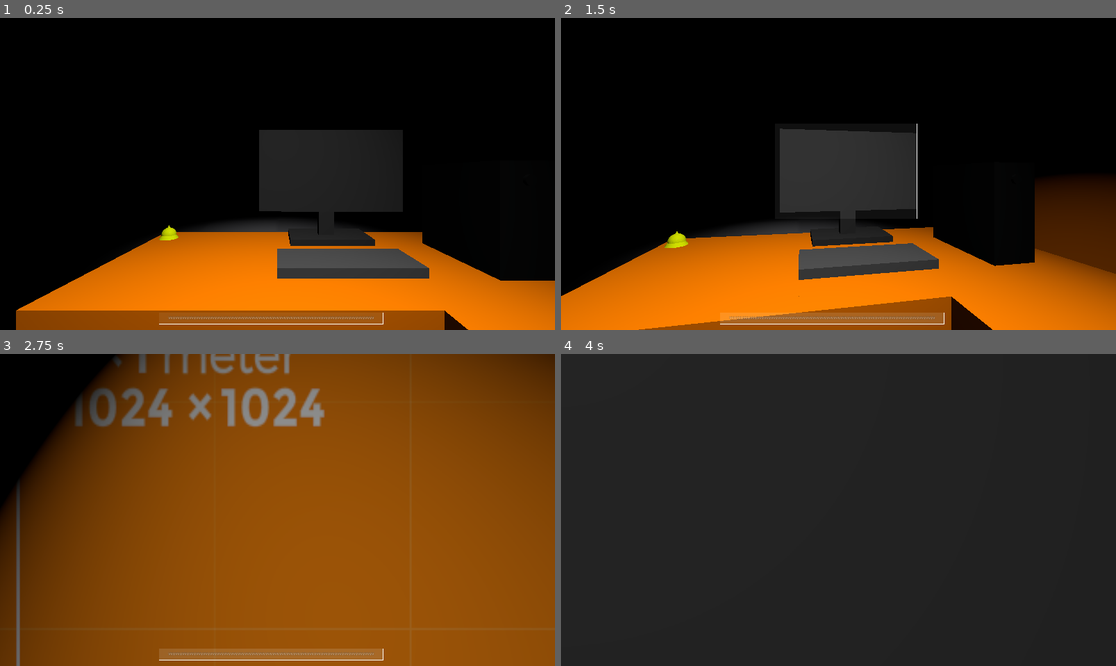
Above: before the commit, frames 1-4 (two rows, left to right).
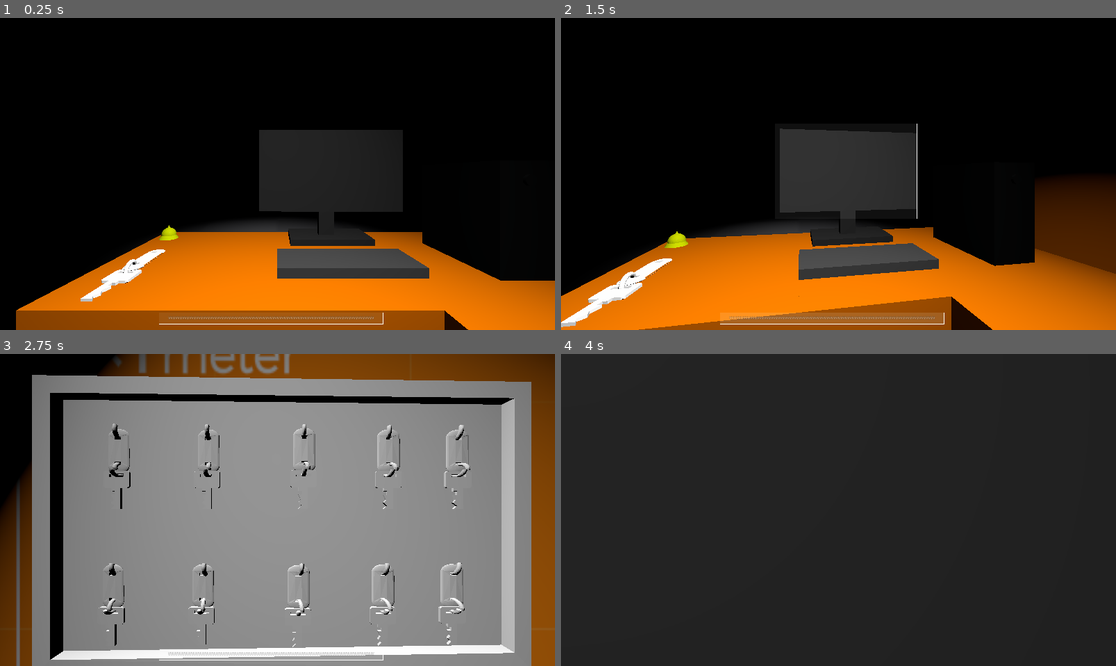
Above: after the commit, the same moments.

Repository: Mageh533/triangulinProjectGodot
Game: Godot game, scene res://Scenes/Level/LockedUpLevels/lockedUpReception.tscn
Same seed, same stepped clock (60 frames per second), same inputs: the game is played once before the commit and once after it. The engine's default icon, where the game draws it, is replaced by a stand-in: a white triangle on a blue panel in a dark square.
Inputs (mouse positions are in pixels of both pictures, inside the frame that each line leads up to):
- Up to frame 1 (0.25 s): no input
- Up to frame 2 (1.5 s): click "VVVVVVVVVVVVVVVVVVVVVVVVVVVVV…" at 0.5 s; tap Enter at 1.25 s; move the mouse to (960, 158) at 1.27 s; hold D (move_right) from 1.28 s (still down); tap F (flashlightToggle) at 1.35 s
- Up to frame 3 (2.75 s): tap Space (jump) at 1.52, 2, 2.27 s; move the mouse to (166, 525) at 2.02 s; release D (move_right) at 2.03 s; hold S (move_back) from 2.03 s (still down); tap Shift (sprint) at 2.1 s
- Up to frame 4 (4 s): tap Enter at 2.75 s; move the mouse to (894, 441) at 2.77 s; release S (move_back) at 2.78 s; hold D (move_right) 2.78-3.5 s; tap F (flashlightToggle) at 2.85 s; click (844, 506) at 3.5 s

The runs differ from the first frame. In frame 1, 0.6% of the frame differs, in the area x 14-30%, y 74-91%; in frame 2, 0.9%; in frame 3, 82%, in the area x 5-96%, y 6-100%; in frame 4, nothing differs.

Commit message:
Dont create more than 1 anomaly on the same roomn
Also added the key models

Diff:
--- a/Scenes/Level/LockedUpLevels/lockedUpReception.tscn
+++ b/Scenes/Level/LockedUpLevels/lockedUpReception.tscn
@@ -17,6 +17,8 @@
 [ext_resource path="res://Materials/effects/static4.jpg" type="Texture" id=15]
 [ext_resource path="res://Materials/effects/static5.jpg" type="Texture" id=16]
 [ext_resource path="res://Materials/icon.png" type="Texture" id=17]
+[ext_resource path="res://Models/Structures/Tablero.dae" type="PackedScene" id=18]
+[ext_resource path="res://Models/Structures/LlaveDeHotel.dae" type="PackedScene" id=19]
 
 [sub_resource type="StyleBoxFlat" id=15]
 bg_color = Color( 1, 1, 1, 0.0666667 )
@@ -298,6 +300,8 @@
 albedo_texture = ExtResource( 5 )
 uv1_scale = Vector3( 12, 2, 1 )
 
+[sub_resource type="CubeMesh" id=48]
+
 [sub_resource type="BoxShape" id=22]
 
 [sub_resource type="CubeMesh" id=23]
@@ -332,6 +336,7 @@
 
 [node name="Main" type="Node"]
 script = ExtResource( 7 )
+difficulty = 20
 
 [node name="AllCameras" type="Spatial" parent="."]
 
@@ -348,7 +353,7 @@
 [node name="Balcony" type="Camera" parent="AllCameras"]
 transform = Transform( 0.483404, 0, -0.875397, 0, 1, 0, 0.875397, 0, 0.483404, 14.1288, 4.36642, 24.5248 )
 
-[node name="Janitor\'s Closet" type="Camera" parent="AllCameras"]
+[node name="Janitors_Closet" type="Camera" parent="AllCameras"]
 transform = Transform( -0.722917, -0.364099, 0.587216, -0.0105083, 0.855582, 0.51756, -0.690855, 0.367983, -0.622341, 23.0063, 5.00907, 39.8293 )
 fov = 55.2
 
@@ -387,7 +392,7 @@
 position = Vector2( 955, 537.5 )
 scale = Vector2( 2.99688, 2.23125 )
 frames = SubResource( 33 )
-frame = 1
+frame = 3
 playing = true
 
 [node name="LeavePC" type="Button" parent="GUI/OnPC"]
@@ -544,6 +549,13 @@
 wait_time = 3.0
 one_shot = true
 
+[node name="AnomalyCounter" type="Label" parent="GUI/OnPC"]
+margin_left = 16.0
+margin_top = 73.0
+margin_right = 158.0
+margin_bottom = 87.0
+text = "Anomalias Actuales: 0"
+
 [node name="Structures" type="Node" parent="."]
 
 [node name="Lobby" type="Node" parent="Structures"]
@@ -571,6 +583,9 @@
 
 [node name="desktop" parent="Structures/Lobby" instance=ExtResource( 2 )]
 transform = Transform( -4.37114e-09, 0, -0.1, 0, 0.1, 0, 0.1, 0, -4.37114e-09, -0.888438, 0.187129, -3.10498 )
+
+[node name="LlaveDeHotel" parent="Structures/Lobby/desktop" instance=ExtResource( 19 )]
+transform = Transform( -4.37114e-08, -1, -1.42109e-14, 1, -4.37114e-08, 0, 0, -1.42109e-14, 1, -0.0427475, 19.8786, 4.8286 )
 
 [node name="SpotLight" type="SpotLight" parent="Structures/Lobby"]
 transform = Transform( 0.949603, 0.0388066, 0.311044, -0.30862, 0.28938, 0.906098, -0.0548475, -0.956427, 0.286773, 1.04059, 6.45033, -1.54713 )
@@ -601,6 +616,43 @@
 mesh = SubResource( 37 )
 material/0 = SubResource( 38 )
 
+[node name="TableDeLlaves" type="Spatial" parent="Structures/Lobby"]
+
+[node name="Tablero" parent="Structures/Lobby/TableDeLlaves" instance=ExtResource( 18 )]
+transform = Transform( -1.09278e-08, 0, -0.25, 0, 0.25, 0, 0.25, 0, -1.09278e-08, -0.144995, 2.26912, -0.793122 )
+
+[node name="Llaves" type="Spatial" parent="Structures/Lobby/TableDeLlaves"]
+
+[node name="LlaveDeHotel" parent="Structures/Lobby/TableDeLlaves/Llaves" instance=ExtResource( 19 )]
+transform = Transform( -2.18557e-09, 0, -0.05, 0, 0.035, 0, 0.05, 0, -2.18557e-09, 0.721919, 3.0829, -0.509203 )
+
+[node name="LlaveDeHotel2" parent="Structures/Lobby/TableDeLlaves/Llaves" instance=ExtResource( 19 )]
+transform = Transform( -2.18557e-09, 0, -0.05, 0, 0.035, 0, 0.05, 0, -2.18557e-09, 0.319287, 3.08239, -0.505964 )
+
+[node name="LlaveDeHotel3" parent="Structures/Lobby/TableDeLlaves/Llaves" instance=ExtResource( 19 )]
+transform = Transform( -2.18557e-09, 0, -0.05, 0, 0.035, 0, 0.05, 0, -2.18557e-09, -0.109256, 3.08321, -0.52179 )
+
+[node name="LlaveDeHotel4" parent="Structures/Lobby/TableDeLlaves/Llaves" instance=ExtResource( 19 )]
+transform = Transform( -2.18557e-09, 0, -0.05, 0, 0.035, 0, 0.05, 0, -2.18557e-09, -0.490944, 3.08239, -0.507544 )
+
+[node name="LlaveDeHotel5" parent="Structures/Lobby/TableDeLlaves/Llaves" instance=ExtResource( 19 )]
+transform = Transform( -2.18557e-09, 0, -0.05, 0, 0.035, 0, 0.05, 0, -2.18557e-09, -0.806456, 3.08239, -0.501423 )
+
+[node name="LlaveDeHotel6" parent="Structures/Lobby/TableDeLlaves/Llaves" instance=ExtResource( 19 )]
+transform = Transform( -2.18557e-09, 0, -0.05, 0, 0.035, 0, 0.05, 0, -2.18557e-09, 0.746923, 2.47516, -0.509203 )
+
+[node name="LlaveDeHotel7" parent="Structures/Lobby/TableDeLlaves/Llaves" instance=ExtResource( 19 )]
+transform = Transform( -2.18557e-09, 0, -0.05, 0, 0.035, 0, 0.05, 0, -2.18557e-09, 0.344291, 2.47464, -0.505964 )
+
+[node name="LlaveDeHotel8" parent="Structures/Lobby/TableDeLlaves/Llaves" instance=ExtResource( 19 )]
+transform = Transform( -2.18557e-09, 0, -0.05, 0, 0.035, 0, 0.05, 0, -2.18557e-09, -0.0842515, 2.47546, -0.52179 )
+
+[node name="LlaveDeHotel9" parent="Structures/Lobby/TableDeLlaves/Llaves" instance=ExtResource( 19 )]
+transform = Transform( -2.18557e-09, 0, -0.05, 0, 0.035, 0, 0.05, 0, -2.18557e-09, -0.46594, 2.47464, -0.507544 )
+
+[node name="LlaveDeHotel10" parent="Structures/Lobby/TableDeLlaves/Llaves" instance=ExtResource( 19 )]
+transform = Transform( -2.18557e-09, 0, -0.05, 0, 0.035, 0, 0.05, 0, -2.18557e-09, -0.781452, 2.47464, -0.501423 )
+
 [node name="Hallway" type="Node" parent="Structures"]
 
 [node name="Floor" type="StaticBody" parent="Structures/Hallway"]
@@ -639,6 +691,14 @@
 spot_range = 16.8993
 spot_angle = 54.3101
 
+[node name="Objeto" type="MeshInstance" parent="Structures/Hallway"]
+transform = Transform( 1, 0, 0, 0, 1, 0, 0, 0, 1, 2.87251, 1.5551, 13.4382 )
+mesh = SubResource( 48 )
+
+[node name="ObjetoAdicional" type="MeshInstance" parent="Structures/Hallway"]
+transform = Transform( 1, 0, 0, 0, 1, 0, 0, 0, 1, 2.87251, 1.5551, 24.9537 )
+mesh = SubResource( 48 )
+
 [node name="Room" type="Node" parent="Structures"]
 
 [node name="Floor" type="StaticBody" parent="Structures/Room"]
@@ -680,6 +740,14 @@
 transform = Transform( 2.81373, 0, 0, 0, 0.414011, 0, 0, 0, 2.25393, -21.2763, 0.929449, 18.4481 )
 mesh = SubResource( 29 )
 
+[node name="Objeto" type="MeshInstance" parent="Structures/Room"]
+transform = Transform( 1, 0, 0, 0, 1, 0, 0, 0, 1, -22.685, 1.5551, 23.7464 )
+mesh = SubResource( 48 )
+
+[node name="ObjetoAdicional" type="MeshInstance" parent="Structures/Room"]
+transform = Transform( 1, 0, 0, 0, 1, 0, 0, 0, 1, -23.0995, 1.5551, 14.9289 )
+mesh = SubResource( 48 )
+
 [node name="Bathroom" type="Node" parent="Structures"]
 
 [node name="Floor" type="StaticBody" parent="Structures/Bathroom"]
@@ -721,6 +789,14 @@
 transform = Transform( 1, 0, 0, 0, -0.0313584, 0.999508, 0, -0.999508, -0.0313584, -23.352, 3.87977, 39.3907 )
 mesh = SubResource( 30 )
 
+[node name="Objeto" type="MeshInstance" parent="Structures/Bathroom"]
+transform = Transform( 1, 0, 0, 0, 1, 0, 0, 0, 1, -22.7544, 1.5551, 43.8012 )
+mesh = SubResource( 48 )
+
+[node name="ObjetoAdicional" type="MeshInstance" parent="Structures/Bathroom"]
+transform = Transform( 1, 0, 0, 0, 1, 0, 0, 0, 1, -22.8539, 1.5551, 35.505 )
+mesh = SubResource( 48 )
+
 [node name="Balcony" type="Node" parent="Structures"]
 
 [node name="Floor" type="StaticBody" parent="Structures/Balcony"]
@@ -762,6 +838,14 @@
 transform = Transform( -0.219431, 0.057104, -1.28199e-10, 0, -2.72452e-07, -0.320124, -0.00201042, -6.23271, 1.39925e-08, 23.4781, 2.22154, 18.9162 )
 mesh = SubResource( 31 )
 
+[node name="Objeto" type="MeshInstance" parent="Structures/Balcony"]
+transform = Transform( 1, 0, 0, 0, 1, 0, 0, 0, 1, 22.0169, 1.5551, 14.1373 )
+mesh = SubResource( 48 )
+
+[node name="ObjetoAdicional" type="MeshInstance" parent="Structures/Balcony"]
+transform = Transform( 1, 0, 0, 0, 1, 0, 0, 0, 1, 22.1451, 1.36848, 24.1238 )
+mesh = SubResource( 48 )
+
 [node name="JanitorCloset" type="Node" parent="Structures"]
 
 [node name="Floor2" type="StaticBody" parent="Structures/JanitorCloset"]
@@ -819,6 +903,14 @@
 spot_range = 16.8993
 spot_angle = 54.3101
 
+[node name="Objeto" type="MeshInstance" parent="Structures/JanitorCloset"]
+transform = Transform( 1, 0, 0, 0, 1, 0, 0, 0, 1, 18.6117, 1.45879, 43.9622 )
+mesh = SubResource( 48 )
+
+[node name="ObjetoAdicional" type="MeshInstance" parent="Structures/JanitorCloset"]
+transform = Transform( 1, 0, 0, 0, 1, 0, 0, 0, 1, 23.4495, 1.5551, 43.9114 )
+mesh = SubResource( 48 )
+
 [node name="Player" parent="." instance=ExtResource( 3 )]
 transform = Transform( 1, 0, 0, 0, 1, 0, 0, 0, 1, 0.00614643, 2.42703, -1.50567 )
 
@@ -828,6 +920,14 @@
 [node name="AnomalyCooldown" type="Timer" parent="."]
 wait_time = 10.0
 one_shot = true
+
+[node name="AnomalySpawner" type="Timer" parent="."]
+wait_time = 10.0
+autostart = true
+
+[node name="DifficultyIncrease" type="Timer" parent="."]
+wait_time = 60.0
+autostart = true
 
 [connection signal="button_up" from="GUI/Normal/TurnAround" to="Player" method="_on_Button_button_up"]
 [connection signal="button_up" from="GUI/Normal/UsePC" to="." method="_on_UsePC_button_up"]
@@ -846,3 +946,5 @@
 [connection signal="canUsePC" from="Player" to="." method="_on_Player_canUsePC"]
 [connection signal="onPc" from="Player" to="." method="_on_Player_onPc"]
 [connection signal="timeout" from="AnomalyCooldown" to="." method="_on_AnomalyCooldown_timeout"]
+[connection signal="timeout" from="AnomalySpawner" to="." method="_on_AnomalySpawner_timeout"]
+[connection signal="timeout" from="DifficultyIncrease" to="." method="_on_DifficultyIncrease_timeout"]
--- a/Scripts/Levels/LockedUpLevels/lockedUpReception.gd
+++ b/Scripts/Levels/LockedUpLevels/lockedUpReception.gd
@@ -1,11 +1,14 @@
 extends Node
+
+export var difficulty = 5
 
 var currentCamera
 var time = 0
 var errors = 0
 onready var allCameras =  $AllCameras.get_children()
 var possibleAnomalies = ["movedObject", "objectDissapeared", "additionalObject"]
-var rooms = ["Hallway", "Room", "Bathroom", "Balcony", "Janitor's Closet"]
+var rooms = ["Hallway", "Room", "Bathroom", "Balcony", "Janitors_Closet"]
+var currentUsedRooms = []
 var currentAnomalies = {}
 var anomalyPressed = null
 var currentRoomPressed = null
@@ -18,6 +21,12 @@
 	$GUI/OnPC/AnomalyDetected.visible = false
 	$GUI/OnPC/IncidentMenu/Panel/CooldownCounter.visible = false
 	$GUI/OnPC/ReportedStatus.visible = false
+	$Structures/Hallway/ObjetoAdicional.visible = false
+	$Structures/Room/ObjetoAdicional.visible = false
+	$Structures/Bathroom/ObjetoAdicional.visible = false
+	$Structures/Balcony/ObjetoAdicional.visible = false
+	$Structures/JanitorCloset/ObjetoAdicional.visible = false
+
 	onLobby()
 
 func _process(delta):
@@ -25,10 +34,16 @@
 	$GUI/OnPC/CurrentCamera.text = currentCamera.name
 	$GUI/OnPC/IncidentMenu/Panel/CooldownCounter.text = "Buscando Anomalia... %s" % str(int($AnomalyCooldown.time_left))
 	processTime(delta)
+	processAnomalyCounter()
 
 # My own Functions
+func processAnomalyCounter():
+	$GUI/OnPC/AnomalyCounter.text = "Anomalias Actuales: %s" % str(currentAnomalies.size())
+
 func correctAnomalyReported(anomalyNumber):
+	var anomalyRoomToFree = currentAnomalies[anomalyNumber]
 	currentAnomalies.erase(anomalyNumber)
+	currentUsedRooms.erase(anomalyRoomToFree[0])
 	$GUI/OnPC/ReportedStatus.visible = true
 	$GUI/OnPC/ReportedStatus/Bad.visible = false
 	$GUI/OnPC/ReportedStatus/Good.visible = true
@@ -74,11 +89,17 @@
 	$GUI/OnPC/IncidentMenu/Panel/CooldownCounter.visible = true
 
 func generateRandomAnomaly():
-	var anomaly = possibleAnomalies[rand_range(0, possibleAnomalies.size() - 1)]
-	var room = rooms[rand_range(0, possibleAnomalies.size() - 1)]
+	var randomRoom = randi() % rooms.size()
+	while rooms[randomRoom] in currentUsedRooms and currentUsedRooms.size() < 5:
+		randomRoom = randi() % rooms.size()
+	var anomaly = possibleAnomalies[randi() % possibleAnomalies.size()]
+	var room = rooms[randomRoom]
 	currentAnomalies[currentAnomalies.size()] = [room, anomaly]
+	currentUsedRooms.append(room)
+	print(str(currentUsedRooms))
 	$GUI/OnPC/AnomalyDetected.visible = true
 	$GUI/OnPC/AnomalyDetected/Timer.start()
+	print(str(currentAnomalies))
 
 func reportAnomaly():
 	var currentRoom = currentRoomPressed
@@ -96,6 +117,7 @@
 	else:
 		incorrectAnomalyReported()
 
+
 # Signal Functions
 
 func _on_Anomaly1_pressed():
@@ -103,18 +125,21 @@
 	cooldownCounter()
 	anomalyPressed = "additionalObject"
 	currentRoomPressed = get_viewport().get_camera().name
+	print(currentRoomPressed)
 
 func _on_Anomaly2_pressed():
 	$AnomalyCooldown.start()
 	cooldownCounter()
 	anomalyPressed = "movedObject"
 	currentRoomPressed = get_viewport().get_camera().name
+	print(currentRoomPressed)
 
 func _on_Anomaly3_pressed():
 	$AnomalyCooldown.start()
 	cooldownCounter()
 	anomalyPressed = "objectDissapeared"
 	currentRoomPressed = get_viewport().get_camera().name
+	print(currentRoomPressed)
 
 func _on_AnomalyCooldown_timeout():
 	$GUI/OnPC/IncidentMenu/Panel/Anomaly1.disabled = false
@@ -160,7 +185,6 @@
 func _on_Report_pressed():
 	if $GUI/OnPC/IncidentMenu.visible == false:
 		$GUI/OnPC/IncidentMenu.visible = true
-	generateRandomAnomaly()
 	print(str(currentAnomalies))
 
 func _on_LeaveIncident_pressed():
@@ -174,9 +198,16 @@
 
 func _on_Timer_timeout():
 	$GUI/OnPC/AnomalyDetected.visible = false
-
 
 func _on_ReportedTimer_timeout():
 	$GUI/OnPC/ReportedStatus.visible = false
 	anomalyPressed = null
 	currentRoomPressed = null
+
+func _on_AnomalySpawner_timeout():
+	if rand_range(1, 20) <= difficulty:
+		generateRandomAnomaly()
+
+
+func _on_DifficultyIncrease_timeout():
+	difficulty += 1
Not shown, added: Models/Structures/LlaveDeHotel.dae
Not shown, added: Models/Structures/LlaveDeHotel.dae.import
Not shown, added: Models/Structures/Tablero.dae
Not shown, added: Models/Structures/Tablero.dae.import
Not shown: 1 places in Scenes/Level/LockedUpLevels/lockedUpReception.tscn that only renumber resources
